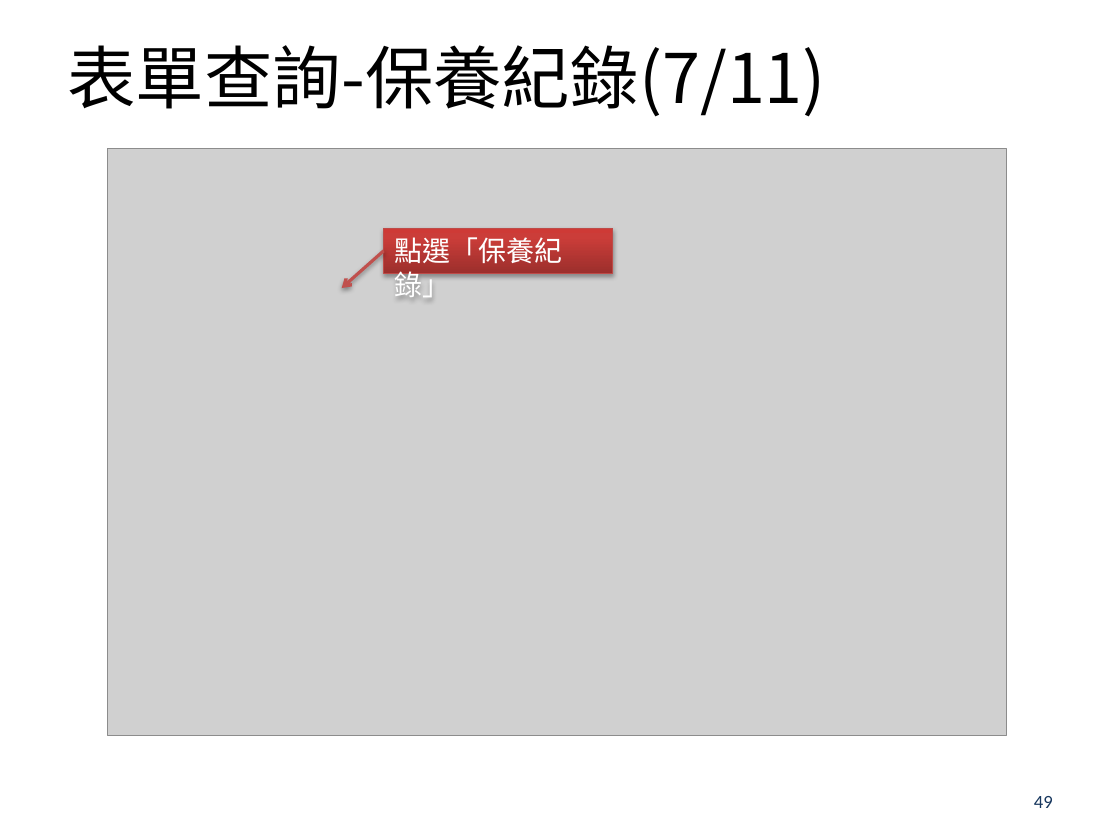
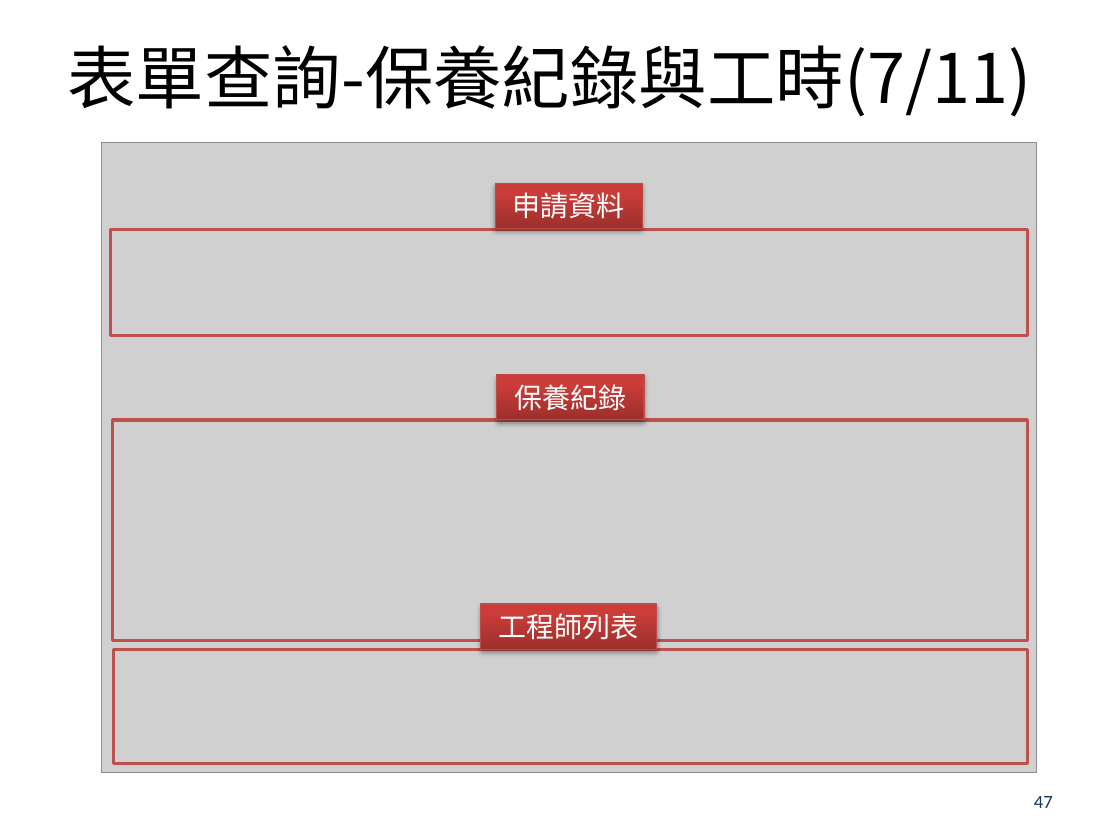
Before and after one commit to airball91327/BMEDSys, a slide deck: slide 47 of EDIS/EDIS/wwwroot/Files/Manual/BMED_EngManual.pptx (slide 49 before the commit). Drawn at 1120x840 pixels with LibreOffice and Linux fonts; fonts in the diff are those of the drawing; grey boxes stand for pictures; background and template pictures are left out. Boxes give left, top, right and bottom in pixels: in the first picture for what was removed or moved away, otherwise in the second. Text is boxed around its words. In the diff, an @@ line names an element or a change of style, - is before the commit and + after.

```diff
--- a/EDIS/EDIS/wwwroot/Files/Manual/BMED_EngManual.pptx
+++ b/EDIS/EDIS/wwwroot/Files/Manual/BMED_EngManual.pptx
@@ title at [67,45,1031,117]: text changed @@
-表單查詢-保養紀錄(7/11)
+表單查詢-保養紀錄與工時(7/11)
@@ picture: place and size @@
-picture at [108,149,1007,736]
+picture at [102,143,1037,773]
@@ rectangle added at [495,184,643,228], fill gradient #9C2F2D to #CB3E3A to #CE3B37, outline #BF4C48 0.75 pt, 18 pt, text #FFFFFF @@
+申請資料
@@ rectangle added at [110,230,1027,335], outline #C0504D 2 pt @@
@@ arrow removed from (384, 251) to (342, 288) @@
@@ rectangle "保養紀錄": place and size @@
-rectangle "保養紀錄" at [384,228,614,273]
+rectangle "保養紀錄" at [496,375,644,420]
@@ text in rectangle at [514,384,626,410]: text changed; font Noto Sans CJK TC to Calibri @@
-點選「保養紀錄」
+保養紀錄
@@ rectangle added at [113,420,1028,641], outline #C0504D 2 pt @@
@@ rectangle added at [480,604,656,648], fill gradient #9C2F2D to #CB3E3A to #CE3B37, outline #BF4C48 0.75 pt, 18 pt, text #FFFFFF @@
+工程師列表
@@ rectangle added at [113,650,1027,764], outline #C0504D 2 pt @@
@@ page number at [1034,796,1053,808]: text changed @@
-49
+47
```
Also in this commit, not shown: 31 other slides changed, 4 slides added, 7 slides removed, 7 other files.
